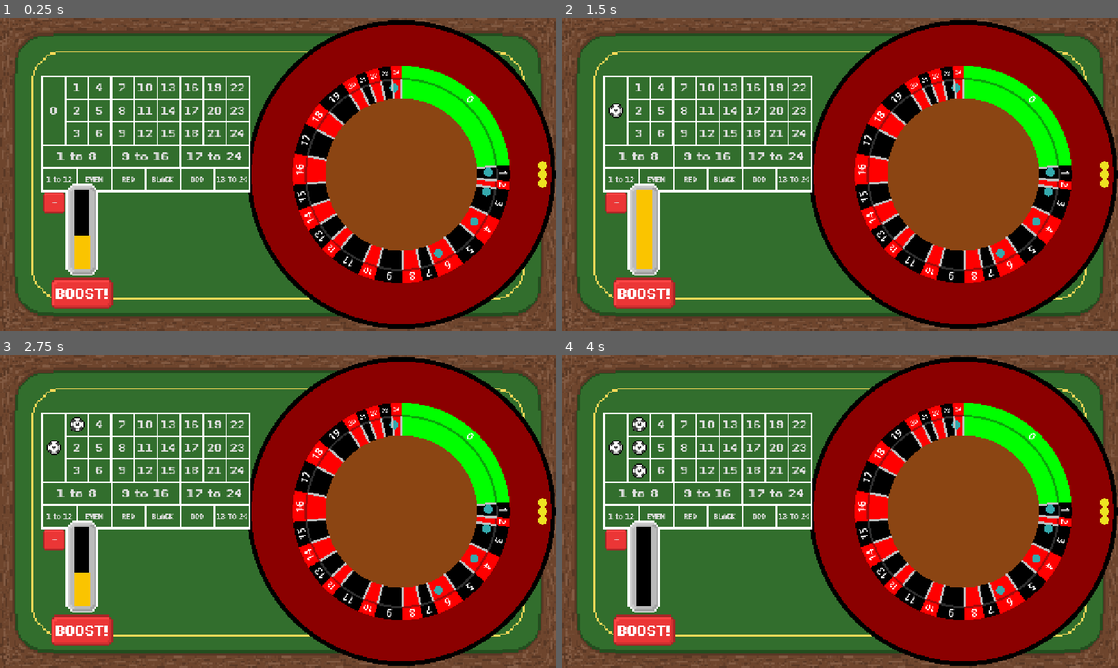
Above: before the commit, frames 1-4 (two rows, left to right).
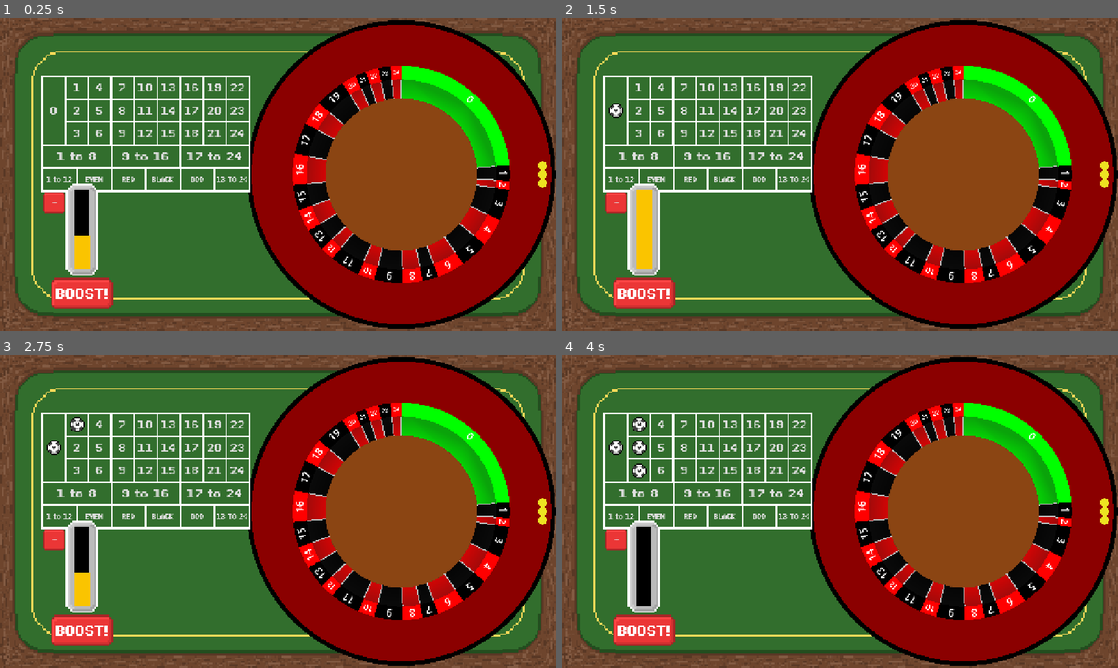
Above: after the commit, the same moments.

Repository: DuneRanger/Very-Serious-GameJam-2026
Game: Godot game, scene res://scenes/game/game_scene/game_scene.tscn
Two runs of this game, one before a commit and one after it. Both use one fixed random seed, a clock stepped at 60 frames per second and the inputs below. Sound files missing from this copy of the repository are replaced by a short silence.
Inputs:
- Up to frame 1 (0.25 s): no input
- Up to frame 2 (1.5 s): click "+" at 0.5 s; click "0" at 1.25 s
- Up to frame 3 (2.75 s): click "1" at 2 s
- Up to frame 4 (4 s): click "2" at 2.75 s; click "3" at 3.5 s

The runs differ from the first frame. In frame 1, 4.0% of the frame differs, in the area x 54-90%, y 19-81%; in frame 2, 4.0%; in frame 3, 4.0%; in frame 4, 4.0%.

Commit message:
Finalize three-collider bank system visuals

Diff:
--- a/scenes/game/game_scene/roulette/roulette_bank.gd
+++ b/scenes/game/game_scene/roulette/roulette_bank.gd
@@ -14,6 +14,7 @@
 var outer_collider : CollisionShape2D
 var left_collider : CollisionShape2D
 var right_collider : CollisionShape2D
+var collider_visiual_width : float = 5
 
 func get_bank_position():
 	return global_position + local_bank_position
@@ -29,71 +30,76 @@
 
 func build_colliders(bank_angle: float, radius_center: float, width: float):
 	var outer_r = radius_center + width * 0.5
-	var inner_r = radius_center - width * 0.5
+	var inner_r = radius_center - width * 0.48
 	var left_angle = -bank_angle * 0.5
 	var right_angle = bank_angle * 0.5
 
-	var outer_convex = Line2D.new()
-	outer_convex.points = get_arc_points(Vector2.ZERO, outer_r, left_angle, right_angle)
-	match cell.colour:
-		Color.BLACK:
-			outer_convex.default_color = Color(0.9, 0.9, 0.9, 0.2)
-		_:
-			outer_convex.default_color = Color(0.1, 0.1, 0.1, 0.4)
-	add_child(outer_convex)
+	var base_shade = 0.1
+	#if cell.colour == Color.BLACK: base_shade = 0.8
+
+	var outer_visual = Polygon2D.new()
+	var line = get_arc_points(Vector2.ZERO, outer_r, left_angle, right_angle)
+	var line2 = get_arc_points(Vector2.ZERO, inner_r, right_angle, left_angle)
+	outer_visual.polygon = line + line2
+	var colours = []
+	for i in range(line.size()): colours.append(Color(base_shade, base_shade, base_shade, 0.4))
+	for i in range(line2.size()): colours.append(Color(base_shade, base_shade, base_shade, 0.2))
+	outer_visual.vertex_colors = colours
+	add_child(outer_visual)
+
+	var outer_shape = ConcavePolygonShape2D.new()
+	outer_shape.segments = get_arc_points(Vector2.ZERO, outer_r, left_angle, right_angle)
+
 	outer_collider = CollisionShape2D.new()
-	outer_collider.shape = outer_convex
+	outer_collider.shape = outer_shape
 	add_child(outer_collider)
 
-	var left_side = Line2D.new()
-	left_side.points = [Vector2(cos(left_angle), sin(left_angle)) * inner_r, Vector2(cos(left_angle), sin(left_angle)) * outer_r]
-	left_side.default_color = Color.SILVER
-	add_child(left_side)
+	outer_r -= collider_visiual_width / 2
+	# Left wall visual
+	var left_a = Vector2(cos(left_angle), sin(left_angle)) * inner_r
+	var left_b = Vector2(cos(left_angle), sin(left_angle)) * outer_r
+
+	var left_visual = Line2D.new()
+	left_visual.width = collider_visiual_width
+	left_visual.points = [left_a, left_b]
+	left_visual.default_color = Color.SILVER
+	add_child(left_visual)
+
+	# Left wall collider
+	var left_shape = SegmentShape2D.new()
+	left_shape.a = left_a
+	left_shape.b = left_b
+
 	left_collider = CollisionShape2D.new()
-	left_collider.shape = left_side
+	left_collider.shape = left_shape
 	add_child(left_collider)
 
-	var right_side = Line2D.new()
-	right_side.points = [Vector2(cos(right_angle), sin(right_angle)) * inner_r, Vector2(cos(right_angle), sin(right_angle)) * outer_r]
-	right_side.default_color = Color.SILVER
-	add_child(right_side)
+	# Right wall visual
+	var right_a = Vector2(cos(right_angle), sin(right_angle)) * inner_r
+	var right_b = Vector2(cos(right_angle), sin(right_angle)) * outer_r
+
+	var right_visual = Line2D.new()
+	right_visual.width = collider_visiual_width
+	right_visual.points = [right_a, right_b]
+	right_visual.default_color = Color.SILVER
+	add_child(right_visual)
+
+	# Right wall collider
+	var right_shape = SegmentShape2D.new()
+	right_shape.a = right_a
+	right_shape.b = right_b
+
 	right_collider = CollisionShape2D.new()
-	right_collider.shape = right_side
+	right_collider.shape = right_shape
 	add_child(right_collider)
 
 
 func _init(owner_cell: RouletteCell, bank_angle: float, bank_position: Vector2 = Vector2.ZERO, bank_width: float = 45.0):
 	cell = owner_cell
-	local_bank_position = bank_position
 	rotation = bank_position.angle()
 	name = "Bank_%s" % str(cell.number)
 
-	if cell.number < 5:
-		var position_visual = Polygon2D.new()
-		position_visual.color = Color(0.204, 0.663, 0.682, 1.0)
-		position_visual.position = local_bank_position
-		position_visual.polygon = RouletteBall._make_circle_points(20, 24)
-		add_child(position_visual)
-
-	build_colliders(bank_angle, bank_position.length() * 0.985, bank_width)
-	#polygon_points = build_bank_polygon(bank_angle - 0.05, bank_position.length(), bank_width)
-
-	var convex = ConvexPolygonShape2D.new()
-	convex.points = polygon_points
-
-	#bank_collider = CollisionShape2D.new()
-	#bank_collider.shape = convex
-	#add_child(bank_collider)
-
-	#var visual = Polygon2D.new()
-	#match cell.colour:
-		#Color.BLACK:
-			#visual.color = Color(0.9, 0.9, 0.9, 0.2)
-		#_:
-			#visual.color = Color(0.1, 0.1, 0.1, 0.2)
-	#visual.polygon = polygon_points
-	#add_child(visual)
-
+	build_colliders(bank_angle, bank_position.length() * 0.98, bank_width)
 	body_entered.connect(_on_body_entered)
 
 # Used by Roulette.move_banks()
@@ -120,4 +126,3 @@
 		print("Ball caught at number ", cell.number)
 		return
 	print("Ball missed cell ", cell.number)
-	var ball_dir
